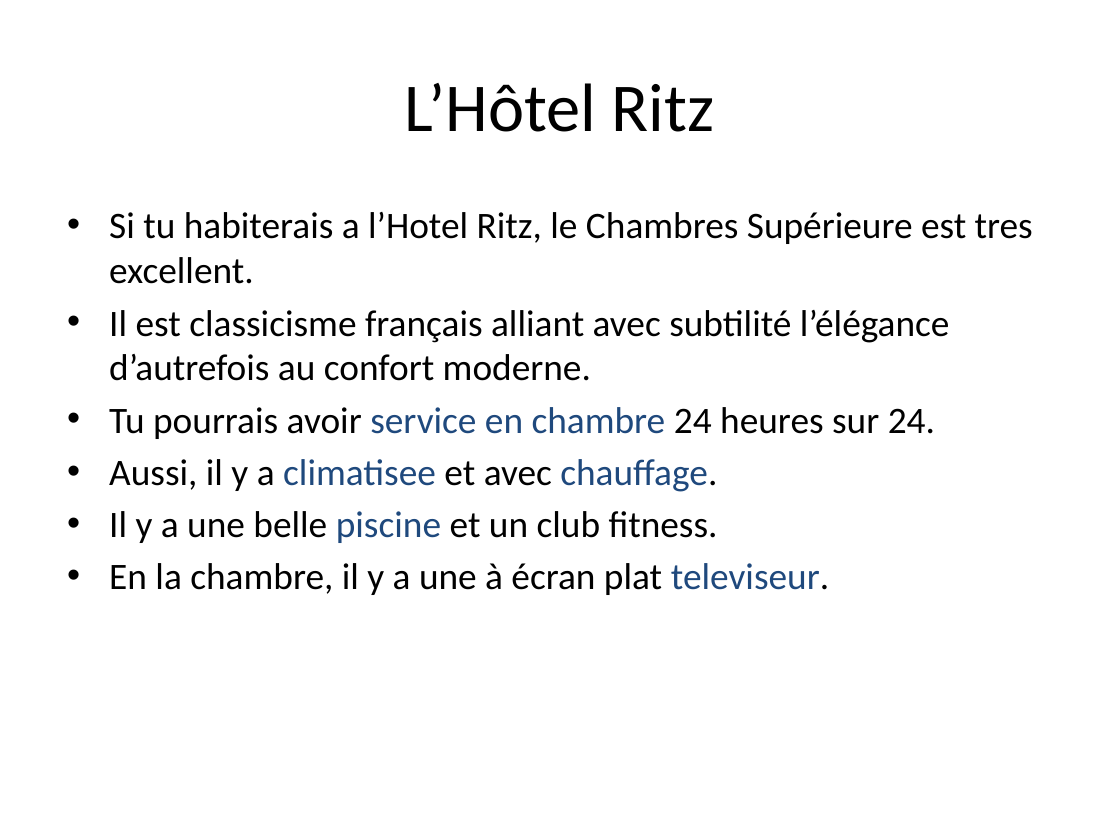
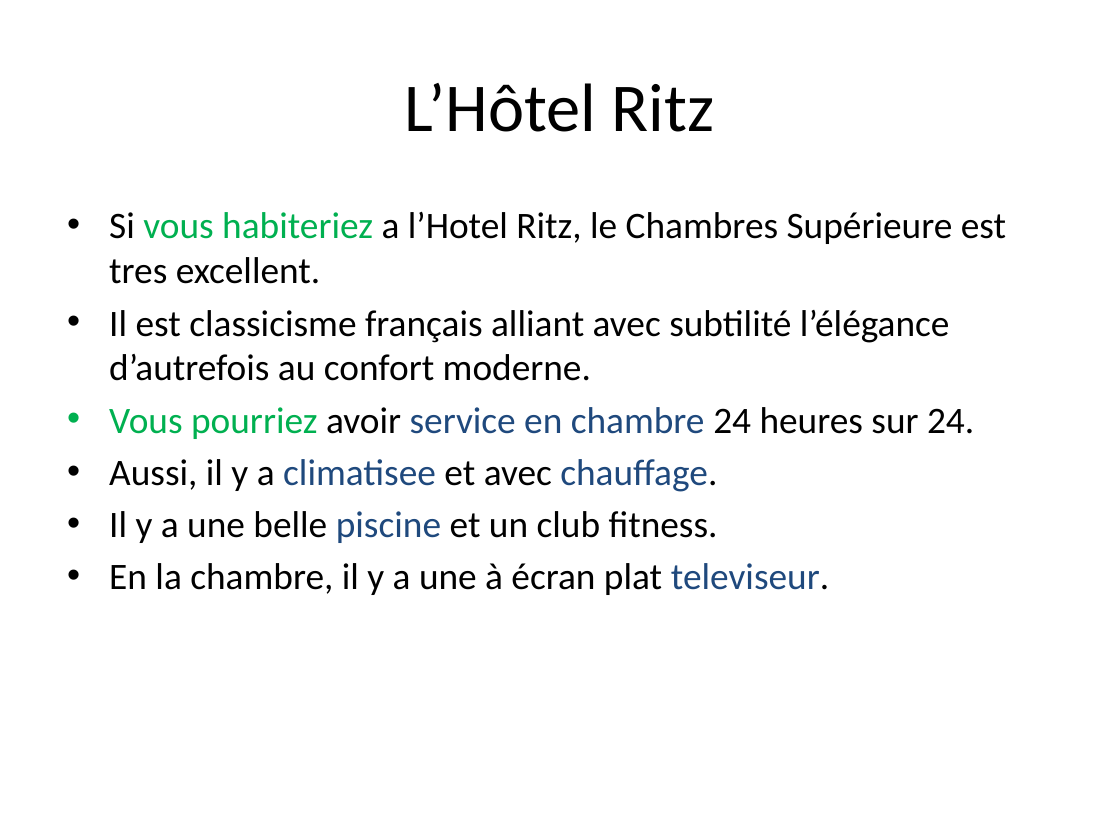
Before and after one commit to ethnt/apcs, a slide deck: slide 4 of Miscellaneous/Arrondissment No1.pptx. Drawn at 1120x840 pixels with LibreOffice and Linux fonts; fonts in the diff are those of the drawing. Boxes give left, top, right and bottom in pixels: in the first picture for what was removed or moved away, otherwise in the second. Text is boxed around its words. In the diff, an @@ line names an element or a change of style, - is before the commit and + after.

Commit message:
Some small stuff.

```diff
--- a/Miscellaneous/Arrondissment No1.pptx
+++ b/Miscellaneous/Arrondissment No1.pptx
@@ text at (109, 211, 1006, 284): text changed @@
-• Si tu habiterais a l’Hotel Ritz, le Chambres Supérieure est tres excellent.
+• Si vous habiteriez a l’Hotel Ritz, le Chambres Supérieure est tres excellent.
@@ text at (109, 407, 974, 439): text changed @@
-• Tu pourrais avoir service en chambre 24 heures sur 24.
+• Vous pourriez avoir service en chambre 24 heures sur 24.
```
Also in this commit, not shown: 1 other slide changed, 3 slides added, 1 slide removed.
